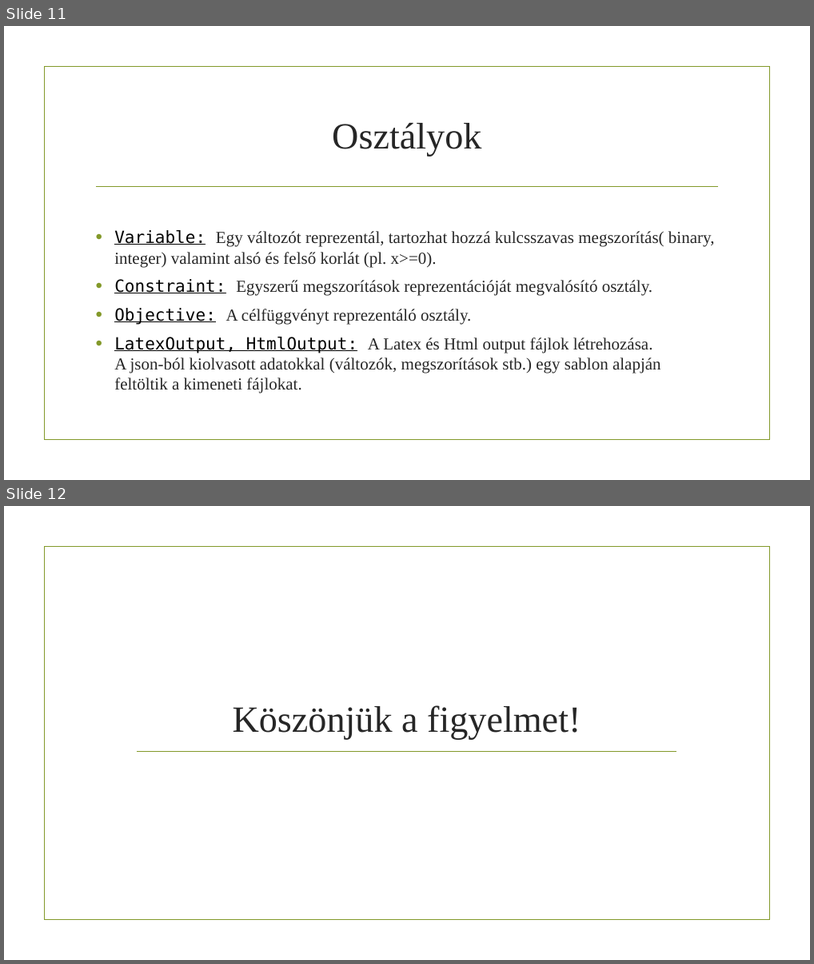
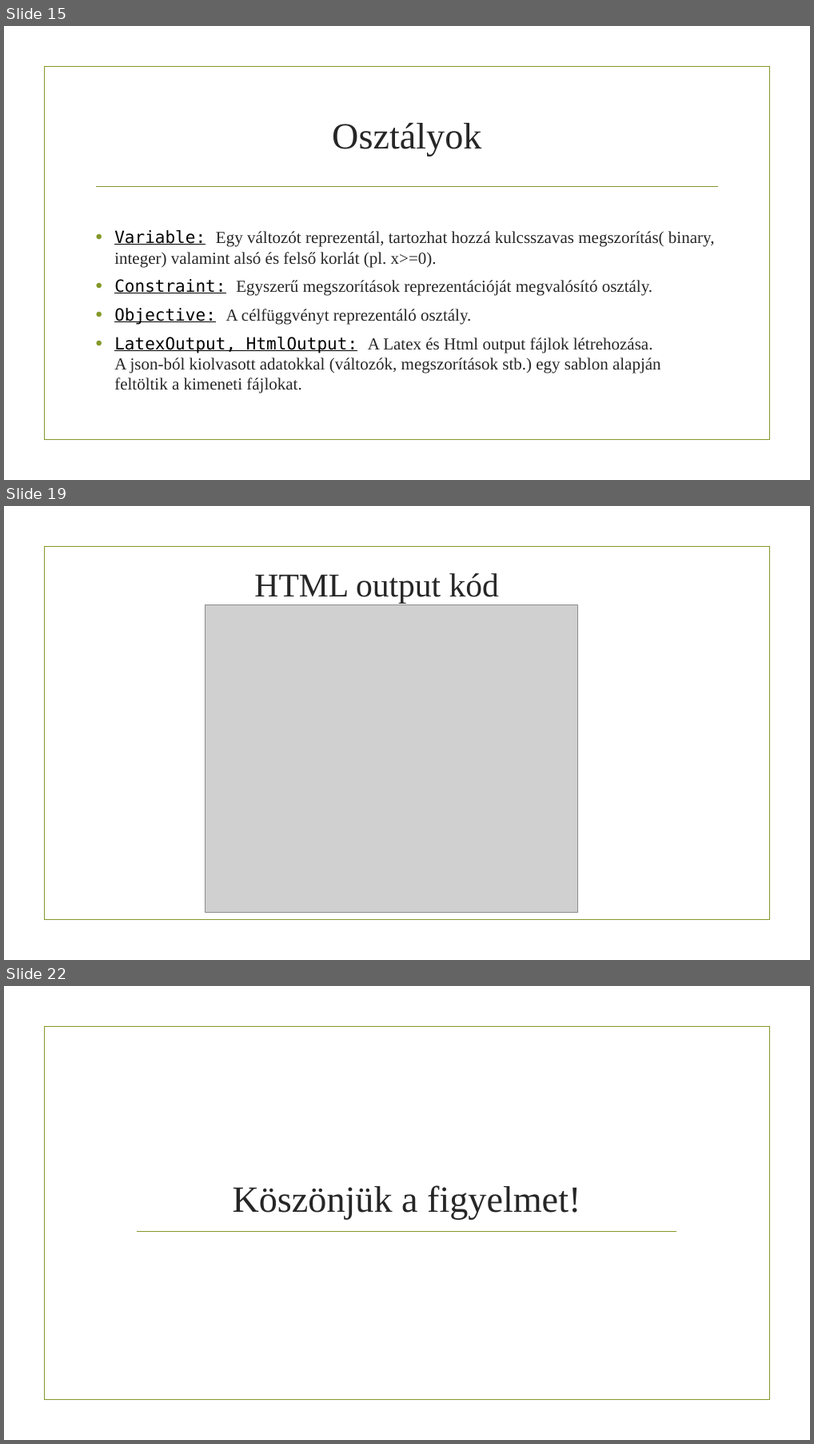
Before and after one commit to Teaching-projects/SZE-ProjektMunka2-gmpl2latex, a slide deck: Presentation/GMPL2LateX-Presentation.pptx. Shown one above the other, each under a label of ours: slides 11 and 12 before the commit, slides 15, 19 and 22 after it; the slides between them are not shown. The pictures are 814x964 and 814x1444 pixels, drawn with LibreOffice and Linux fonts; fonts in the diff are those of the drawing; grey boxes stand for pictures; background and template pictures are left out. Boxes give left, top, right and bottom in pixels: in the first picture for what was removed or moved away, otherwise in the second. Text is boxed around its words. In the diff, an @@ line names an element or a change of style, - is before the commit and + after.

```diff
--- a/Presentation/GMPL2LateX-Presentation.pptx
+++ b/Presentation/GMPL2LateX-Presentation.pptx
@@ slide 19 added at (x1=4, y1=506, x2=810, y2=960), background picture (left out); not listed: 1 template element that a slide beside it also shows @@
@@ title added at (x1=254, y1=573, x2=499, y2=604), 39.6 pt, text #262626 @@
+HTML output kód
@@ picture added at (x1=205, y1=604, x2=578, y2=912) @@
@@ what was slide 11 is now slide 15 @@
@@ what was slide 12 is now slide 22 @@
```
Also in this commit, not shown: 11 other slides added, 2 slides removed.
